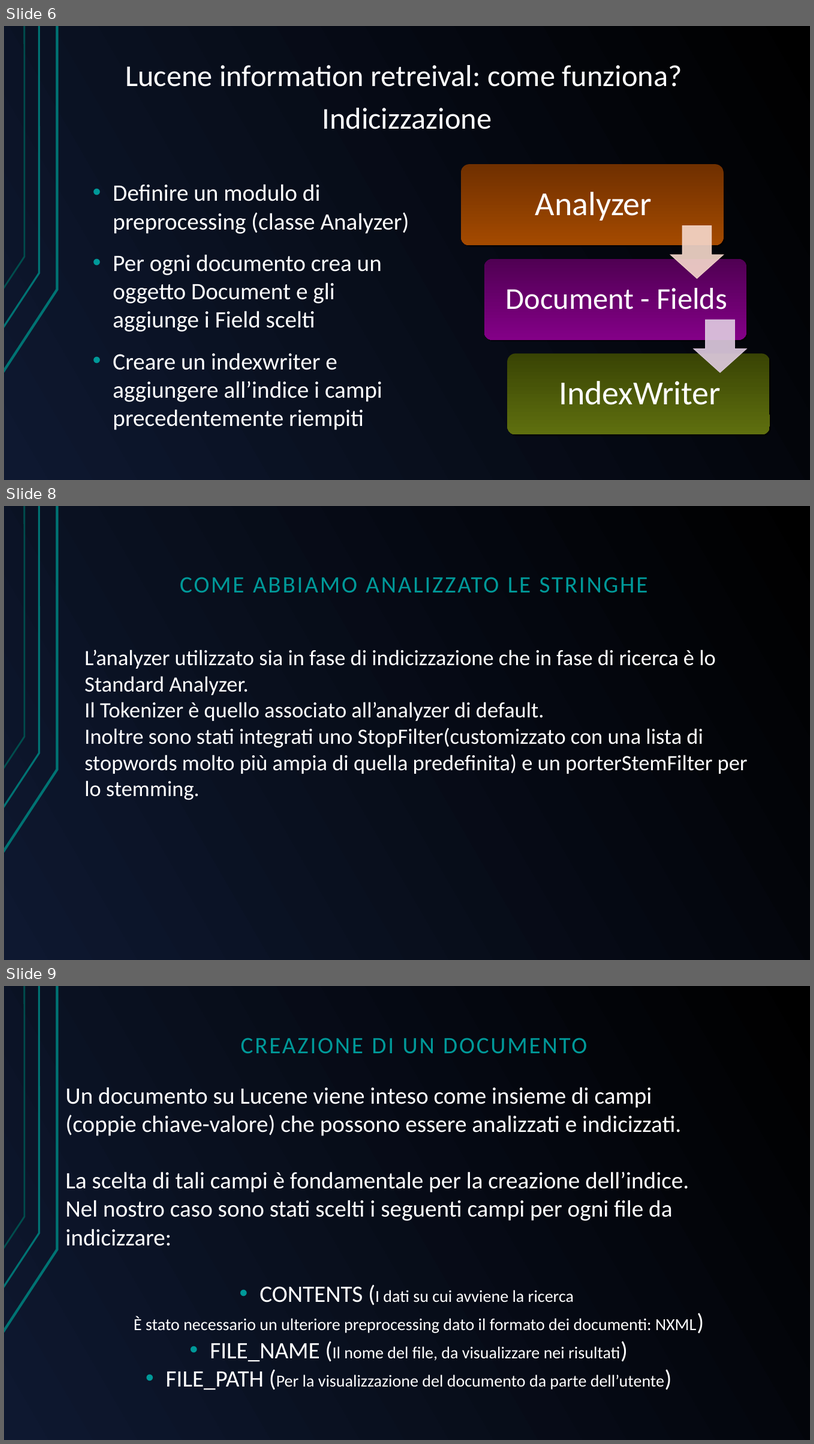
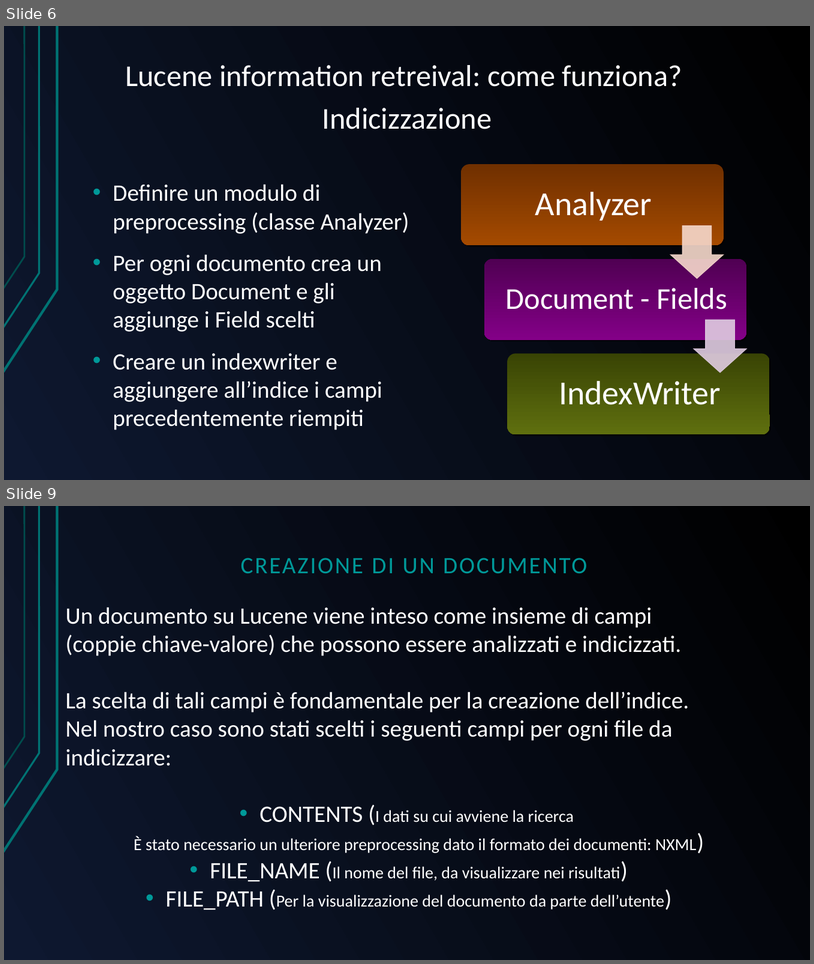
Before and after one commit to GreRagu/ProgettoGavi, a slide deck: Hegregio.odp. Shown one above the other, each under a label of ours: slides 6, 8 and 9 before the commit, slides 6 and 9 after it; the slides between them are not shown. The pictures are 814x1444 and 814x964 pixels, drawn with LibreOffice and Linux fonts; fonts in the diff are those of the drawing. Boxes give left, top, right and bottom in pixels: in the first picture for what was removed or moved away, otherwise in the second. Text is boxed around its words. In the diff, an @@ line names an element or a change of style, - is before the commit and + after.

```diff
--- a/Hegregio.odp
+++ b/Hegregio.odp
@@ slide 8 removed at bbox=[4, 506, 810, 960], background gradient #000000 to #0E1830; not listed: 3 template elements that a slide beside it also shows @@
@@ text removed at bbox=[180, 577, 648, 592] @@
-COME ABBIAMO ANALIZZATO LE STRINGHE
@@ text removed at bbox=[84, 649, 748, 800] @@
-L’analyzer utilizzato sia in fase di indicizzazione che in fase di ricerca è lo Standard Analyzer.
-Il Tokenizer è quello associato all’analyzer di default.
-Inoltre sono stati integrati uno StopFilter(customizzato con una lista di stopwords molto più ampia di quella predefinita) e un porterStemFilter per lo stemming.
```
Also in this commit, not shown: 4 slides changed, 2 slides added, 1 other file.
